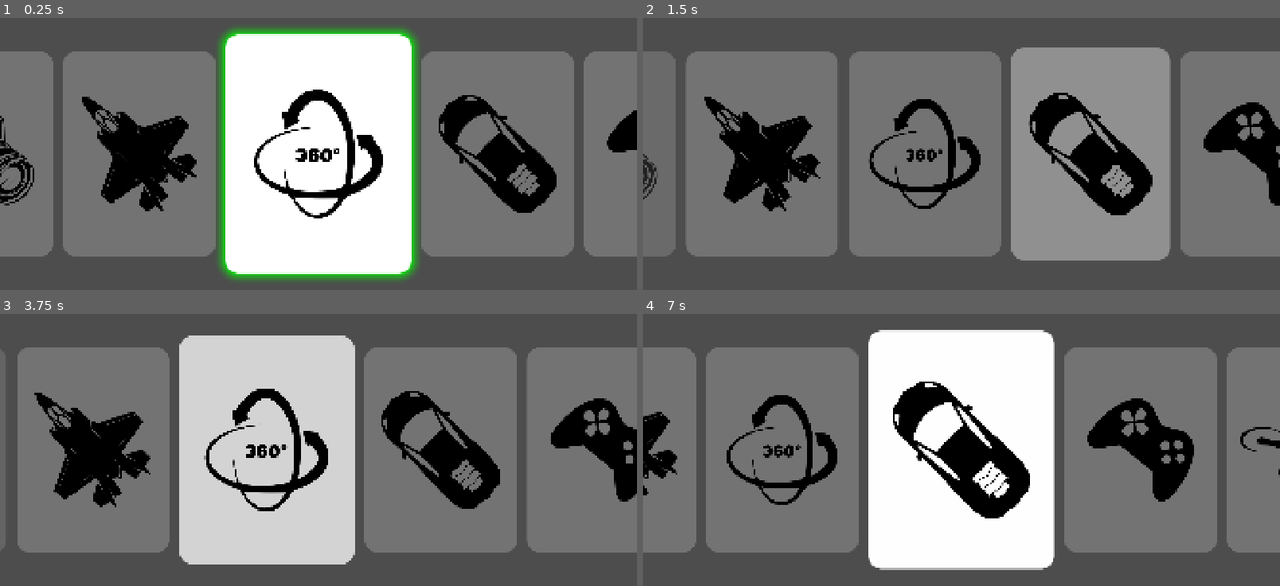
Above: before the commit, frames 1-4 (two rows, left to right).
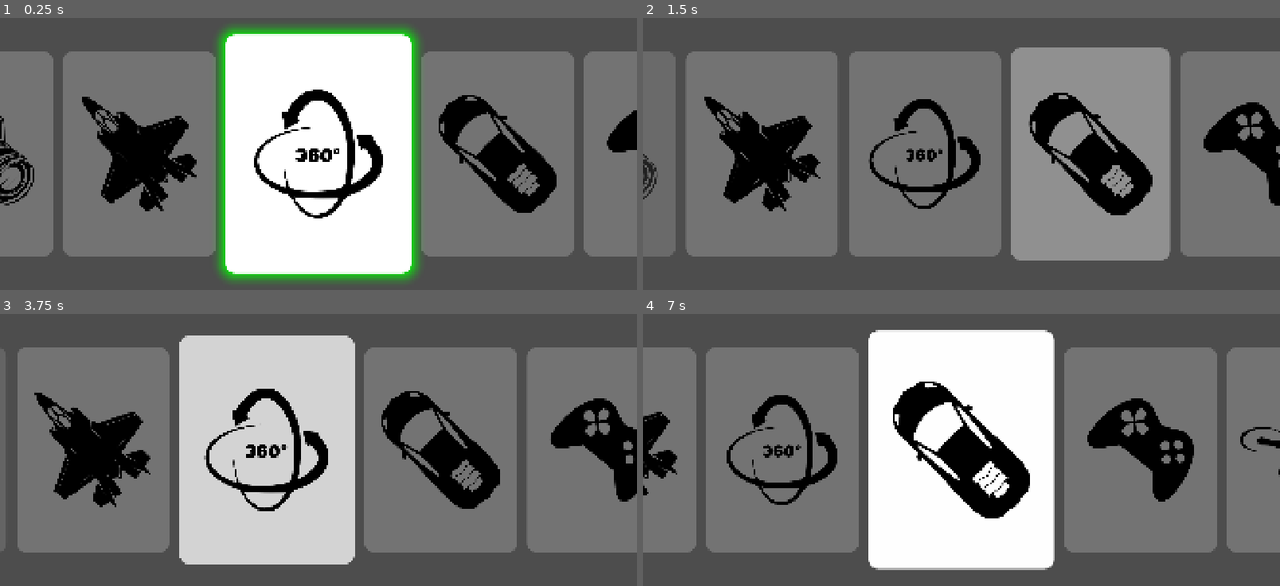
Above: after the commit, the same moments.

Repository: CantanTam/blecaco_phone
Game: Godot game, scene res://scenes/mode_select.tscn
Two runs of this game, one before a commit and one after it. Both use one fixed random seed, a clock stepped at 60 frames per second and the inputs below. This scene is started directly instead of the project's main scene.
Inputs (mouse positions are in pixels of both pictures, inside the frame that each line leads up to):
- Up to frame 1 (0.25 s): no input
- Up to frame 2 (1.5 s): tap Enter at 0.5, 0.6 s; move the mouse to (1101, 134) at 0.52 s; hold Up 0.53-1.25 s; click (1101, 134) at 0.67 s; tap Space at 0.77 s; drag from (834, 173) to (929, 224) at 1.27 s
- Up to frame 3 (3.75 s): tap Space at 2, 3.5 s; move the mouse to (382, 371) at 2.02 s; hold Up 2.03-2.75 s; tap Tab at 2.1 s; click (382, 371) at 2.17 s; tap Enter at 2.75 s; drag from (286, 520) to (127, 395) at 2.77 s; move the mouse to (509, 504) at 3.52 s; hold Down from 3.53 s (still down); tap Keypad Enter at 3.6 s; click (509, 504) at 3.67 s
- Up to frame 4 (7 s): tap Space at 3.77, 5.75, 6.77 s; release Down at 4.25 s; drag from (770, 395) to (865, 360) at 4.27 s; tap Enter at 5, 5.1 s; move the mouse to (993, 450) at 5.02 s; hold Down 5.03-5.75 s; click (993, 450) at 5.17 s; drag from (865, 360) to (834, 469) at 5.77 s; move the mouse to (1101, 430) at 6.52 s; hold Up from 6.53 s (still down); tap Tab at 6.6 s; click (1101, 430) at 6.67 s

The runs differ from the first frame. In frame 1, 0.5% of the frame differs, in the area x 7-93%, y 3-97%; in frame 2, 0.1%; in frame 3, 0.1%; in frame 4, 0.2%.

Commit message:
improve mode_select.tscn cover animation effect

Diff:
--- a/resources/cover_glow.gdshader
+++ b/resources/cover_glow.gdshader
@@ -19,7 +19,7 @@
 uniform float glow_size = 28.0;
 
 // 内圈圆角半径，要和卡片的圆角一致（px）
-uniform float corner_radius = 40.0;
+uniform float corner_radius = 30.0;
 
 // 本节点的像素尺寸（脚本每帧写入）
 uniform vec2 rect_size = vec2(560.0, 720.0);
--- a/scenes/addon_set.tscn
+++ b/scenes/addon_set.tscn
@@ -1,32 +1,23 @@
 [gd_scene format=3 uid="uid://qrfd0mqte51"]
 
 [ext_resource type="Script" uid="uid://bn6qx2tphjk5q" path="res://scripts/addon_set.gd" id="1_xx2wr"]
-[ext_resource type="Script" path="res://scripts/touch_scroll.gd" id="2_touchscroll"]
+[ext_resource type="Script" uid="uid://b4ovukx0n2quc" path="res://scripts/touch_scroll.gd" id="2_touchscroll"]
+
+[sub_resource type="StyleBoxFlat" id="StyleBoxFlat_itembg"]
+content_margin_left = 10.0
+content_margin_top = 10.0
+content_margin_right = 10.0
+content_margin_bottom = 10.0
+bg_color = Color(1, 1, 1, 0.5)
+corner_radius_top_left = 30
+corner_radius_top_right = 30
+corner_radius_bottom_right = 30
+corner_radius_bottom_left = 30
+corner_detail = 20
 
 [sub_resource type="SystemFont" id="SystemFont_1n66d"]
 font_names = PackedStringArray("Sans-Serif")
-
-[sub_resource type="SystemFont" id="SystemFont_ytxg7"]
-
-; SpeedInput（MoveSpeedRow/SpeedInput，类型是 SpinBox）的文字框圆角。
-; SpinBox 内部是一个 LineEdit，它的外观来自 LineEdit 的 stylebox，
-; 所以这里覆盖 LineEdit/styles/* —— 数值照抄 Godot 默认主题，
-; 只把 corner_radius 从 3 改成 30。
-; ⚠️ 想改圆角大小，改下面三个 StyleBoxFlat 里的
-;    corner_radius_top_left / top_right / bottom_right / bottom_left 四个值即可。
-[sub_resource type="StyleBoxFlat" id="StyleBoxFlat_speed_normal"]
-content_margin_left = 4.0
-content_margin_top = 4.0
-content_margin_right = 4.0
-content_margin_bottom = 4.0
-bg_color = Color(0.1, 0.1, 0.1, 0.6)
-border_width_bottom = 2
-border_color = Color(0, 0, 0, 0.6)
-corner_radius_top_left = 30
-corner_radius_top_right = 30
-corner_radius_bottom_right = 30
-corner_radius_bottom_left = 30
-corner_detail = 20
+subpixel_positioning = 0
 
 [sub_resource type="StyleBoxFlat" id="StyleBoxFlat_speed_focus"]
 content_margin_left = 4.0
@@ -38,7 +29,20 @@
 border_width_top = 2
 border_width_right = 2
 border_width_bottom = 2
-border_color = Color(0.8, 0.8, 0.8, 1)
+corner_radius_top_left = 30
+corner_radius_top_right = 30
+corner_radius_bottom_right = 30
+corner_radius_bottom_left = 30
+corner_detail = 20
+
+[sub_resource type="StyleBoxFlat" id="StyleBoxFlat_speed_normal"]
+content_margin_left = 4.0
+content_margin_top = 4.0
+content_margin_right = 4.0
+content_margin_bottom = 4.0
+bg_color = Color(0.1, 0.1, 0.1, 0.6)
+border_width_bottom = 2
+border_color = Color(0, 0, 0, 0.6)
 corner_radius_top_left = 30
 corner_radius_top_right = 30
 corner_radius_bottom_right = 30
@@ -59,33 +63,24 @@
 corner_radius_bottom_left = 30
 corner_detail = 20
 
+[sub_resource type="SystemFont" id="SystemFont_ytxg7"]
+subpixel_positioning = 0
+
 [sub_resource type="Theme" id="Theme_xx2wr"]
 default_font = SubResource("SystemFont_ytxg7")
 default_font_size = 50
+LineEdit/styles/focus = SubResource("StyleBoxFlat_speed_focus")
 LineEdit/styles/normal = SubResource("StyleBoxFlat_speed_normal")
-LineEdit/styles/focus = SubResource("StyleBoxFlat_speed_focus")
 LineEdit/styles/read_only = SubResource("StyleBoxFlat_speed_read_only")
 
-; 每行的背景 ItemBg。数值只是「脚本没跑之前的默认外观」——
-; 真正的样式由 scripts/addon_set.gd 顶部的统一样式变量在 _ready() 里写进来。
-[sub_resource type="StyleBoxFlat" id="StyleBoxFlat_itembg"]
-content_margin_left = 10.0
-content_margin_top = 10.0
-content_margin_right = 10.0
-content_margin_bottom = 10.0
-bg_color = Color(1, 1, 1, 0.5)
-corner_radius_top_left = 30
-corner_radius_top_right = 30
-corner_radius_bottom_right = 30
-corner_radius_bottom_left = 30
-corner_detail = 20
-
-; 滑条样式。默认值同样是「脚本没跑之前的兜底」，
-; 真正的值由 scripts/addon_set.gd 的统一样式变量写入。
-; ⚠️ 滑条本身**不设圆角**：圆角是外层 ValueBox（clip_children）裁出来的。
-; ⚠️ slider 的 content_margin_top/bottom 决定高度：
-;    一个 StyleBoxFlat 的最小高度 = content_margin_top + content_margin_bottom，
-;    所以 80 + 80 让它正好撑满数值框（行高 180 - 上下各 10 的 ValuePadding = 160）。
+[sub_resource type="StyleBoxFlat" id="StyleBoxFlat_valuebox"]
+bg_color = Color(0.1, 0.1, 0.1, 0.6)
+corner_radius_top_left = 30
+corner_radius_top_right = 30
+corner_radius_bottom_right = 30
+corner_radius_bottom_left = 30
+corner_detail = 20
+
 [sub_resource type="StyleBoxFlat" id="StyleBoxFlat_slider"]
 content_margin_top = 80.0
 content_margin_bottom = 80.0
@@ -96,17 +91,9 @@
 content_margin_bottom = 80.0
 bg_color = Color(0, 1, 0, 1)
 
-; 滑条行的数值框：既是底色，也是裁切里面滑条的遮罩（节点上 clip_children = 2）
-[sub_resource type="StyleBoxFlat" id="StyleBoxFlat_valuebox"]
-bg_color = Color(0.1, 0.1, 0.1, 0.6)
-corner_radius_top_left = 30
-corner_radius_top_right = 30
-corner_radius_bottom_right = 30
-corner_radius_bottom_left = 30
-corner_detail = 20
-
 [node name="AddonSet" type="Control" unique_id=1767232535]
 layout_mode = 3
+anchors_preset = 15
 anchor_right = 1.0
 anchor_bottom = 1.0
 offset_top = 50.0
@@ -132,12 +119,12 @@
 custom_minimum_size = Vector2(0, 180)
 layout_mode = 2
 
-[node name="ItemBg" type="PanelContainer" parent="SetScrollPage/SettingsList/MoveSpeedRow"]
+[node name="ItemBg" type="PanelContainer" parent="SetScrollPage/SettingsList/MoveSpeedRow" unique_id=404964888]
 layout_mode = 2
 size_flags_horizontal = 3
 theme_override_styles/panel = SubResource("StyleBoxFlat_itembg")
 
-[node name="RowContent" type="HBoxContainer" parent="SetScrollPage/SettingsList/MoveSpeedRow/ItemBg"]
+[node name="RowContent" type="HBoxContainer" parent="SetScrollPage/SettingsList/MoveSpeedRow/ItemBg" unique_id=26971465]
 layout_mode = 2
 size_flags_horizontal = 3
 theme_override_constants/separation = 25
@@ -170,21 +157,21 @@
 value = 1.01
 alignment = 1
 
-[node name="StreamFpsRow" type="HBoxContainer" parent="SetScrollPage/SettingsList"]
+[node name="StreamFpsRow" type="HBoxContainer" parent="SetScrollPage/SettingsList" unique_id=1721202713]
 custom_minimum_size = Vector2(0, 180)
 layout_mode = 2
 
-[node name="ItemBg" type="PanelContainer" parent="SetScrollPage/SettingsList/StreamFpsRow"]
+[node name="ItemBg" type="PanelContainer" parent="SetScrollPage/SettingsList/StreamFpsRow" unique_id=996215522]
 layout_mode = 2
 size_flags_horizontal = 3
 theme_override_styles/panel = SubResource("StyleBoxFlat_itembg")
 
-[node name="RowContent" type="HBoxContainer" parent="SetScrollPage/SettingsList/StreamFpsRow/ItemBg"]
+[node name="RowContent" type="HBoxContainer" parent="SetScrollPage/SettingsList/StreamFpsRow/ItemBg" unique_id=1560675942]
 layout_mode = 2
 size_flags_horizontal = 3
 theme_override_constants/separation = 25
 
-[node name="StreamFpsLabel" type="Label" parent="SetScrollPage/SettingsList/StreamFpsRow/ItemBg/RowContent"]
+[node name="StreamFpsLabel" type="Label" parent="SetScrollPage/SettingsList/StreamFpsRow/ItemBg/RowContent" unique_id=1191455709]
 custom_minimum_size = Vector2(220, 80)
 layout_mode = 2
 theme_override_fonts/font = SubResource("SystemFont_1n66d")
@@ -193,13 +180,13 @@
 horizontal_alignment = 2
 vertical_alignment = 1
 
-[node name="ValueBox" type="Panel" parent="SetScrollPage/SettingsList/StreamFpsRow/ItemBg/RowContent"]
+[node name="ValueBox" type="Panel" parent="SetScrollPage/SettingsList/StreamFpsRow/ItemBg/RowContent" unique_id=1597600437]
 clip_children = 2
 layout_mode = 2
 size_flags_horizontal = 3
 theme_override_styles/panel = SubResource("StyleBoxFlat_valuebox")
 
-[node name="StreamFpsSlider" type="HSlider" parent="SetScrollPage/SettingsList/StreamFpsRow/ItemBg/RowContent/ValueBox"]
+[node name="StreamFpsSlider" type="HSlider" parent="SetScrollPage/SettingsList/StreamFpsRow/ItemBg/RowContent/ValueBox" unique_id=1322185662]
 layout_mode = 1
 anchors_preset = 15
 anchor_right = 1.0
@@ -211,38 +198,36 @@
 theme_override_styles/grabber_area_highlight = SubResource("StyleBoxFlat_slider_fill")
 min_value = 1.0
 max_value = 30.0
-step = 1.0
 value = 10.0
 
-[node name="ValueText" type="Label" parent="SetScrollPage/SettingsList/StreamFpsRow/ItemBg/RowContent/ValueBox/StreamFpsSlider"]
-layout_mode = 1
-anchors_preset = 15
-anchor_right = 1.0
-anchor_bottom = 1.0
-grow_horizontal = 2
-grow_vertical = 2
-mouse_filter = 2
+[node name="ValueText" type="Label" parent="SetScrollPage/SettingsList/StreamFpsRow/ItemBg/RowContent/ValueBox/StreamFpsSlider" unique_id=714415775]
+layout_mode = 1
+anchors_preset = 15
+anchor_right = 1.0
+anchor_bottom = 1.0
+grow_horizontal = 2
+grow_vertical = 2
 theme_override_fonts/font = SubResource("SystemFont_1n66d")
 theme_override_font_sizes/font_size = 50
 text = "10"
 horizontal_alignment = 1
 vertical_alignment = 1
 
-[node name="StreamQualityRow" type="HBoxContainer" parent="SetScrollPage/SettingsList"]
+[node name="StreamQualityRow" type="HBoxContainer" parent="SetScrollPage/SettingsList" unique_id=1984399220]
 custom_minimum_size = Vector2(0, 180)
 layout_mode = 2
 
-[node name="ItemBg" type="PanelContainer" parent="SetScrollPage/SettingsList/StreamQualityRow"]
+[node name="ItemBg" type="PanelContainer" parent="SetScrollPage/SettingsList/StreamQualityRow" unique_id=1942347667]
 layout_mode = 2
 size_flags_horizontal = 3
 theme_override_styles/panel = SubResource("StyleBoxFlat_itembg")
 
-[node name="RowContent" type="HBoxContainer" parent="SetScrollPage/SettingsList/StreamQualityRow/ItemBg"]
+[node name="RowContent" type="HBoxContainer" parent="SetScrollPage/SettingsList/StreamQualityRow/ItemBg" unique_id=866624158]
 layout_mode = 2
 size_flags_horizontal = 3
 theme_override_constants/separation = 25
 
-[node name="StreamQualityLabel" type="Label" parent="SetScrollPage/SettingsList/StreamQualityRow/ItemBg/RowContent"]
+[node name="StreamQualityLabel" type="Label" parent="SetScrollPage/SettingsList/StreamQualityRow/ItemBg/RowContent" unique_id=946864844]
 custom_minimum_size = Vector2(220, 80)
 layout_mode = 2
 theme_override_fonts/font = SubResource("SystemFont_1n66d")
@@ -251,13 +236,13 @@
 horizontal_alignment = 2
 vertical_alignment = 1
 
-[node name="ValueBox" type="Panel" parent="SetScrollPage/SettingsList/StreamQualityRow/ItemBg/RowContent"]
+[node name="ValueBox" type="Panel" parent="SetScrollPage/SettingsList/StreamQualityRow/ItemBg/RowContent" unique_id=227511643]
 clip_children = 2
 layout_mode = 2
 size_flags_horizontal = 3
 theme_override_styles/panel = SubResource("StyleBoxFlat_valuebox")
 
-[node name="StreamQualitySlider" type="HSlider" parent="SetScrollPage/SettingsList/StreamQualityRow/ItemBg/RowContent/ValueBox"]
+[node name="StreamQualitySlider" type="HSlider" parent="SetScrollPage/SettingsList/StreamQualityRow/ItemBg/RowContent/ValueBox" unique_id=930827444]
 layout_mode = 1
 anchors_preset = 15
 anchor_right = 1.0
@@ -268,39 +253,36 @@
 theme_override_styles/grabber_area = SubResource("StyleBoxFlat_slider_fill")
 theme_override_styles/grabber_area_highlight = SubResource("StyleBoxFlat_slider_fill")
 min_value = 10.0
-max_value = 100.0
-step = 1.0
 value = 70.0
 
-[node name="ValueText" type="Label" parent="SetScrollPage/SettingsList/StreamQualityRow/ItemBg/RowContent/ValueBox/StreamQualitySlider"]
-layout_mode = 1
-anchors_preset = 15
-anchor_right = 1.0
-anchor_bottom = 1.0
-grow_horizontal = 2
-grow_vertical = 2
-mouse_filter = 2
+[node name="ValueText" type="Label" parent="SetScrollPage/SettingsList/StreamQualityRow/ItemBg/RowContent/ValueBox/StreamQualitySlider" unique_id=879206979]
+layout_mode = 1
+anchors_preset = 15
+anchor_right = 1.0
+anchor_bottom = 1.0
+grow_horizontal = 2
+grow_vertical = 2
 theme_override_fonts/font = SubResource("SystemFont_1n66d")
 theme_override_font_sizes/font_size = 50
 text = "70"
 horizontal_alignment = 1
 vertical_alignment = 1
 
-[node name="StreamSmoothRow" type="HBoxContainer" parent="SetScrollPage/SettingsList"]
+[node name="StreamSmoothRow" type="HBoxContainer" parent="SetScrollPage/SettingsList" unique_id=1853911413]
 custom_minimum_size = Vector2(0, 180)
 layout_mode = 2
 
-[node name="ItemBg" type="PanelContainer" parent="SetScrollPage/SettingsList/StreamSmoothRow"]
+[node name="ItemBg" type="PanelContainer" parent="SetScrollPage/SettingsList/StreamSmoothRow" unique_id=1809293561]
 layout_mode = 2
 size_flags_horizontal = 3
 theme_override_styles/panel = SubResource("StyleBoxFlat_itembg")
 
-[node name="RowContent" type="HBoxContainer" parent="SetScrollPage/SettingsList/StreamSmoothRow/ItemBg"]
+[node name="RowContent" type="HBoxContainer" parent="SetScrollPage/SettingsList/StreamSmoothRow/ItemBg" unique_id=1657863502]
 layout_mode = 2
 size_flags_horizontal = 3
 theme_override_constants/separation = 25
 
-[node name="StreamSmoothLabel" type="Label" parent="SetScrollPage/SettingsList/StreamSmoothRow/ItemBg/RowContent"]
+[node name="StreamSmoothLabel" type="Label" parent="SetScrollPage/SettingsList/StreamSmoothRow/ItemBg/RowContent" unique_id=922566913]
 custom_minimum_size = Vector2(220, 80)
 layout_mode = 2
 theme_override_fonts/font = SubResource("SystemFont_1n66d")
@@ -309,13 +291,13 @@
 horizontal_alignment = 2
 vertical_alignment = 1
 
-[node name="ValueBox" type="Panel" parent="SetScrollPage/SettingsList/StreamSmoothRow/ItemBg/RowContent"]
+[node name="ValueBox" type="Panel" parent="SetScrollPage/SettingsList/StreamSmoothRow/ItemBg/RowContent" unique_id=1595823557]
 clip_children = 2
 layout_mode = 2
 size_flags_horizontal = 3
 theme_override_styles/panel = SubResource("StyleBoxFlat_valuebox")
 
-[node name="StreamSmoothSlider" type="HSlider" parent="SetScrollPage/SettingsList/StreamSmoothRow/ItemBg/RowContent/ValueBox"]
+[node name="StreamSmoothSlider" type="HSlider" parent="SetScrollPage/SettingsList/StreamSmoothRow/ItemBg/RowContent/ValueBox" unique_id=1587123017]
 layout_mode = 1
 anchors_preset = 15
 anchor_right = 1.0
@@ -328,14 +310,13 @@
 max_value = 1.0
 step = 0.01
 
-[node name="ValueText" type="Label" parent="SetScrollPage/SettingsList/StreamSmoothRow/ItemBg/RowContent/ValueBox/StreamSmoothSlider"]
-layout_mode = 1
-anchors_preset = 15
-anchor_right = 1.0
-anchor_bottom = 1.0
-grow_horizontal = 2
-grow_vertical = 2
-mouse_filter = 2
+[node name="ValueText" type="Label" parent="SetScrollPage/SettingsList/StreamSmoothRow/ItemBg/RowContent/ValueBox/StreamSmoothSlider" unique_id=957539992]
+layout_mode = 1
+anchors_preset = 15
+anchor_right = 1.0
+anchor_bottom = 1.0
+grow_horizontal = 2
+grow_vertical = 2
 theme_override_fonts/font = SubResource("SystemFont_1n66d")
 theme_override_font_sizes/font_size = 50
 text = "0.00"
--- a/scripts/mode_cover_style.gd
+++ b/scripts/mode_cover_style.gd
@@ -14,7 +14,7 @@
 
 ## 四个圆角半径（px）
 ## ⚠️ 卡片的样式盒和光晕 shader 共用这个值，改这里两边一起变。
-const CORNER_RADIUS := 40
+const CORNER_RADIUS := 30
 
 ## 卡片底色。白色 —— 和封面图自己的白底一致；必须不透明。
 const COVER_BG := Color(1.0, 1.0, 1.0, 1.0)
@@ -24,7 +24,7 @@
 # ------------------------------------------------------------------
 
 ## 光晕向外扩散的厚度（px）。调大 = 范围更大。
-const GLOW_SIZE := 38.0
+const GLOW_SIZE := 48.0
 
 ## 光晕颜色 + 强度。alpha 就是强度，比如 0.4 = 更淡、1.0 = 最亮。
 const GLOW_COLOR := Color(0.0, 1.0, 0.0, 0.8)
